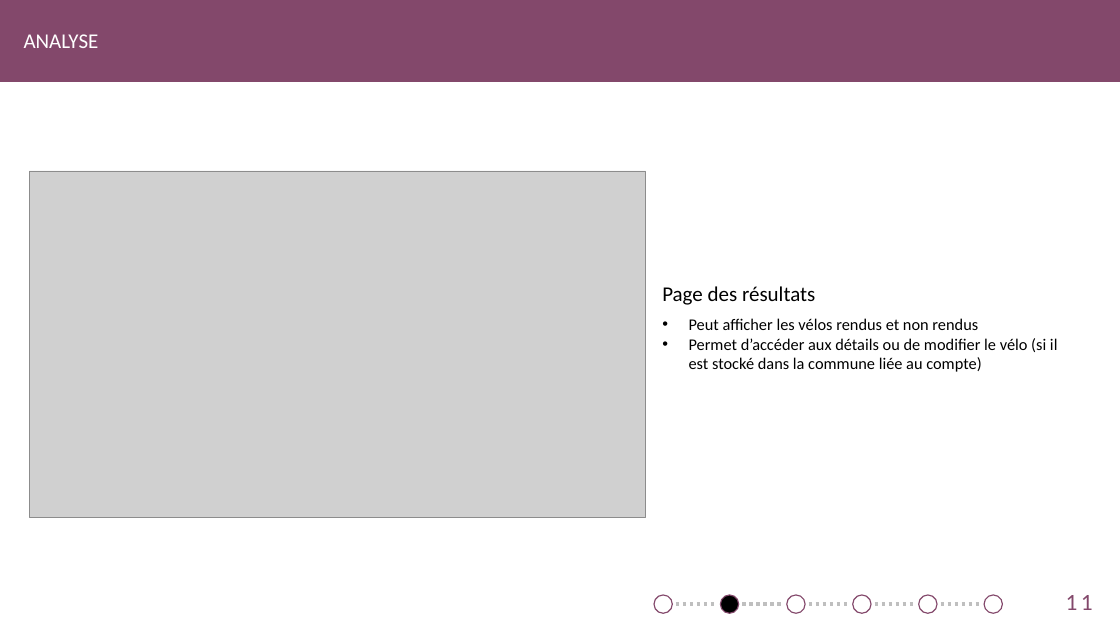
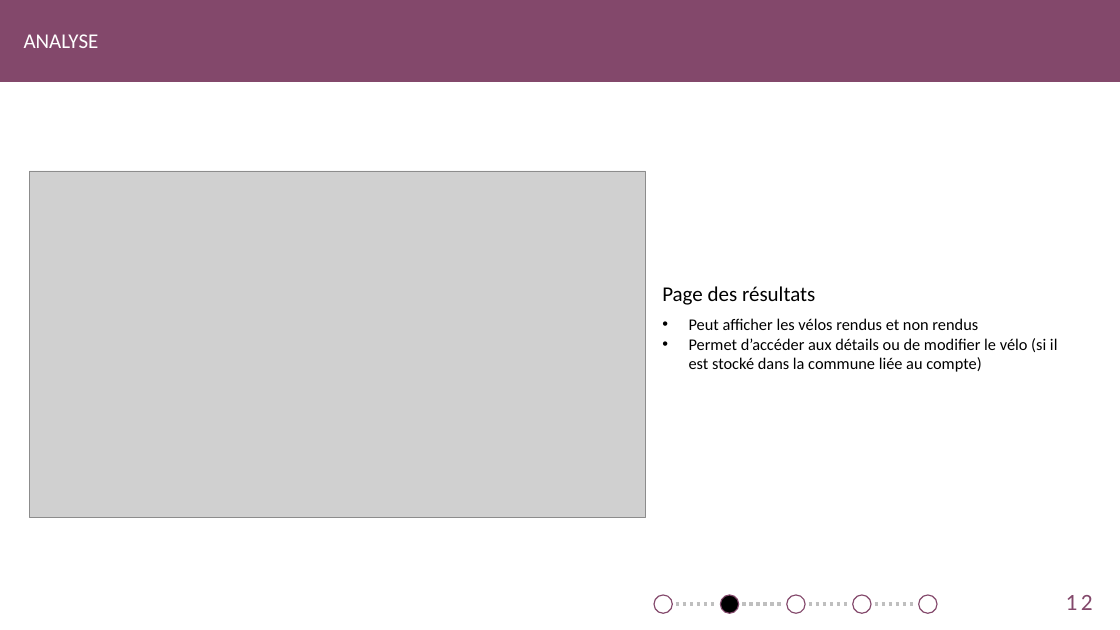
Before and after one commit to SweetDjsnow/TPI_GitHub, a slide deck: slide 12 of Documentation/Found Your Bike.pptx (slide 11 before the commit). Drawn at 1120x630 pixels with LibreOffice and Linux fonts; fonts in the diff are those of the drawing; grey boxes stand for pictures. Boxes give left, top, right and bottom in pixels: in the first picture for what was removed or moved away, otherwise in the second. Text is boxed around its words. In the diff, an @@ line names an element or a change of style, - is before the commit and + after.

```diff
--- a/Documentation/Found Your Bike.pptx
+++ b/Documentation/Found Your Bike.pptx
@@ ellipse removed at (x1=985, y1=595, x2=1003, y2=613) @@
@@ page number at (x1=1066, y1=595, x2=1093, y2=610): text changed @@
-11
+12
@@ line removed from (941, 604) to (981, 604) @@
```
Also in this commit, not shown: 11 other slides changed, 8 slides added, 2 other files.
